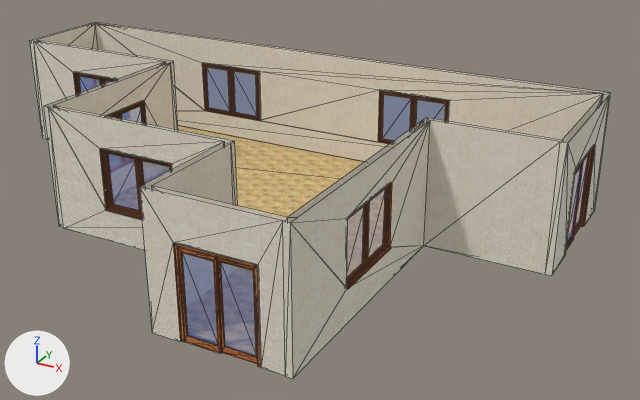
The glTF model telhados/telhado37a.glb, before and after one commit.
Before and after are seen from a 50 mm camera at (11.48, -16.11, 9.25) aimed at (2.01, 1.11, 0.64). Every picture has the same lights, and +X, +Y and +Z are marked at lower left. Mesh edges are drawn as thin lines. Where no turn or scale is listed for an object, it has been applied to the vertices.

Before the edit, the objects in view are built like this:
```python
me_mesh_1 = bpy.data.meshes.new('Mesh_1')
me_mesh_1.from_pydata(...)  # 1116 vertices, 2817 faces; spans x -8.5..7.7, y -4.8..5.2, z 0.0..2.3
me_mesh_1.materials.append(mat_wood_veneer_01)  # picture img_image_2
me_mesh_2 = bpy.data.meshes.new('Mesh_2')
me_mesh_2.from_pydata(...)  # 72 vertices, 36 faces; spans x -8.3..7.6, y -4.7..5.1, z 0.2..2.2
me_mesh_2.materials.append(mat_translucent_glass_blue)  # blue #6496ee
me_mesh_3 = bpy.data.meshes.new('Mesh_3')
me_mesh_3.from_pydata(...)  # 118 vertices, 114 faces; spans x -8.3..7.5, y -4.6..5.1, z 0.0..2.3
# faces by material slot: [84, 15, 15]
me_mesh_3.materials.append(mat_wood_bamboo)  # picture img_image_0
me_mesh_3.materials.append(mat_tile_limestone_multi)  # picture img_image_3
me_mesh_3.materials.append(mat_chris_skin)  # white #e7e7e7
ob_mesh_1 = bpy.data.objects.new('Mesh_1', me_mesh_1)
ob_mesh_1.location = (0.0, 0.0, 0.0)
ob_mesh_2 = bpy.data.objects.new('Mesh_2', me_mesh_2)
ob_mesh_2.location = (0.0, 0.0, 0.0)
ob_root = bpy.data.objects.new('root', me_mesh_3)
ob_root.location = (0.0, 0.0, 0.0)
# also in view: 'Mesh_0' at (-0.38, 0.21, 1.53)
```
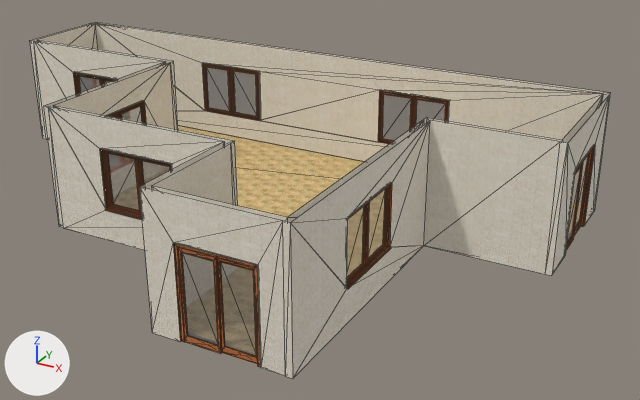
The edits, one by one:
Material 'Translucent Glass Gray' (mat_translucent_glass_gray) is new.
Its base color is (0.22, 0.22, 0.22) (grey #818181).
Its metallic is 0.1.
Its roughness is 0.9.
Its alpha is 0.5.
me_mesh_2 has 72 vertices, 36 faces and spans x -8.3..7.6, y -4.7..5.1, z 0.2..2.2.
me_mesh_2 no longer uses material mat_translucent_glass_blue (blue #6496ee).
me_mesh_2 now uses material mat_translucent_glass_gray (grey #818181).

Where the change shows, as pixel boxes (x1, y1, x2, y2) in the pictures (640 x 400 px):
'Mesh_2', recoloured: (79, 67, 588, 356) in both
